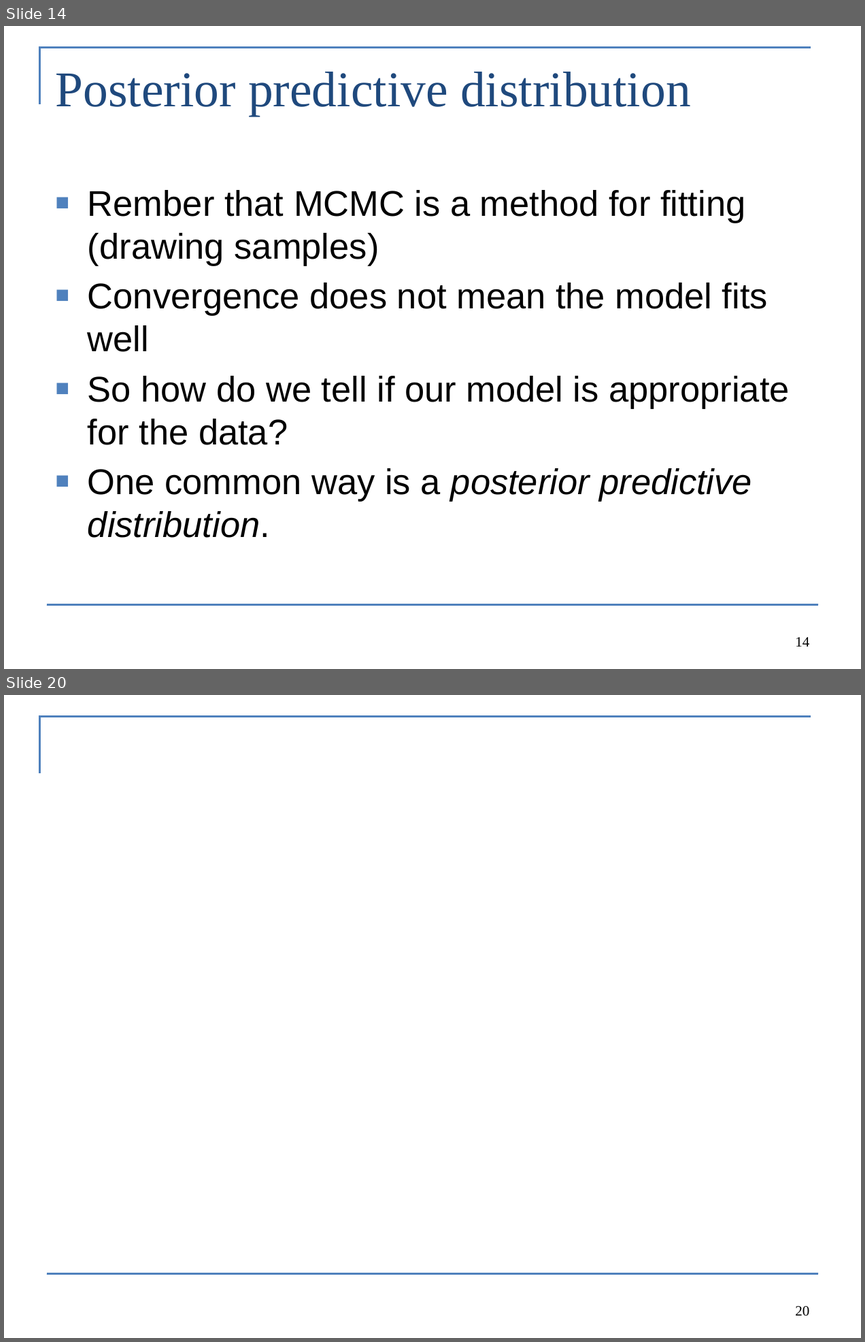
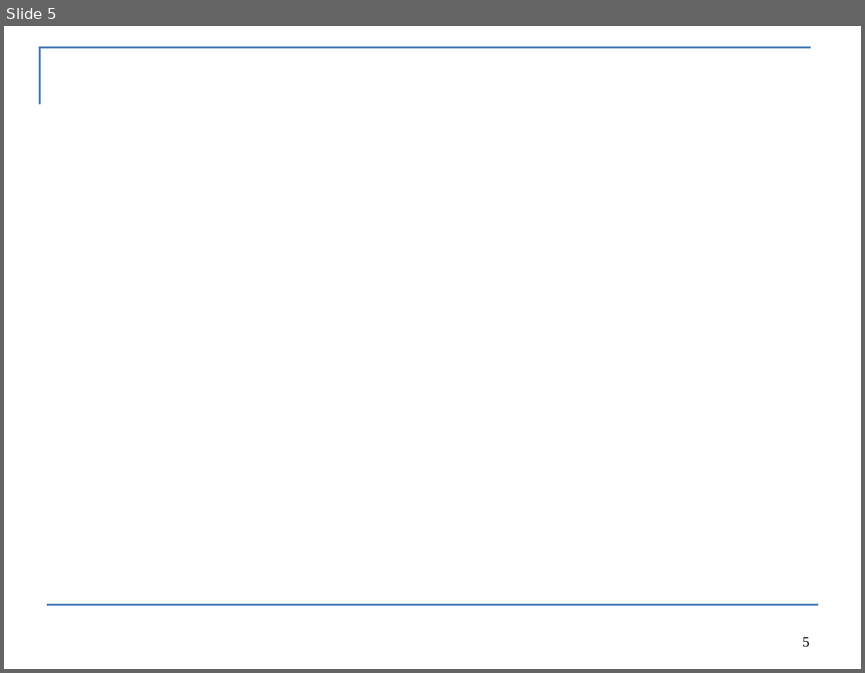
Before and after one commit to colemonnahan/bayes_workshop, a slide deck: dia3/lab3_selection.pptx. Shown one above the other, each under a label of ours: slides 14 and 20 before the commit, slide 5 after it; the slides between them are not shown. The pictures are 865x1342 and 865x673 pixels, drawn with LibreOffice and Linux fonts; fonts in the diff are those of the drawing. Boxes give left, top, right and bottom in pixels: in the first picture for what was removed or moved away, otherwise in the second. Text is boxed around its words. In the diff, an @@ line names an element or a change of style, - is before the commit and + after.

```diff
--- a/dia3/lab3_selection.pptx
+++ b/dia3/lab3_selection.pptx
@@ slide 14 removed at (4,26,861,669), background #FFFFFF; not listed: 2 template elements that a slide beside it also shows @@
@@ title removed at (56,72,691,116) @@
-Posterior predictive distribution
@@ text removed at (88,190,789,537) @@
-■ Rember that MCMC is a method for fitting (drawing samples)
-■ Convergence does not mean the model fits well
-■ So how do we tell if our model is appropriate for the data?
-■ One common way is a posterior predictive distribution.
@@ page number removed at (795,637,809,646) @@
-14
@@ what was slide 20 is now slide 5 @@
@@ page number at (802,637,809,647): text changed @@
-20
+5
```
Also in this commit, not shown: 2 slides changed, 4 slides added, 16 other slides removed, 4 other files.
